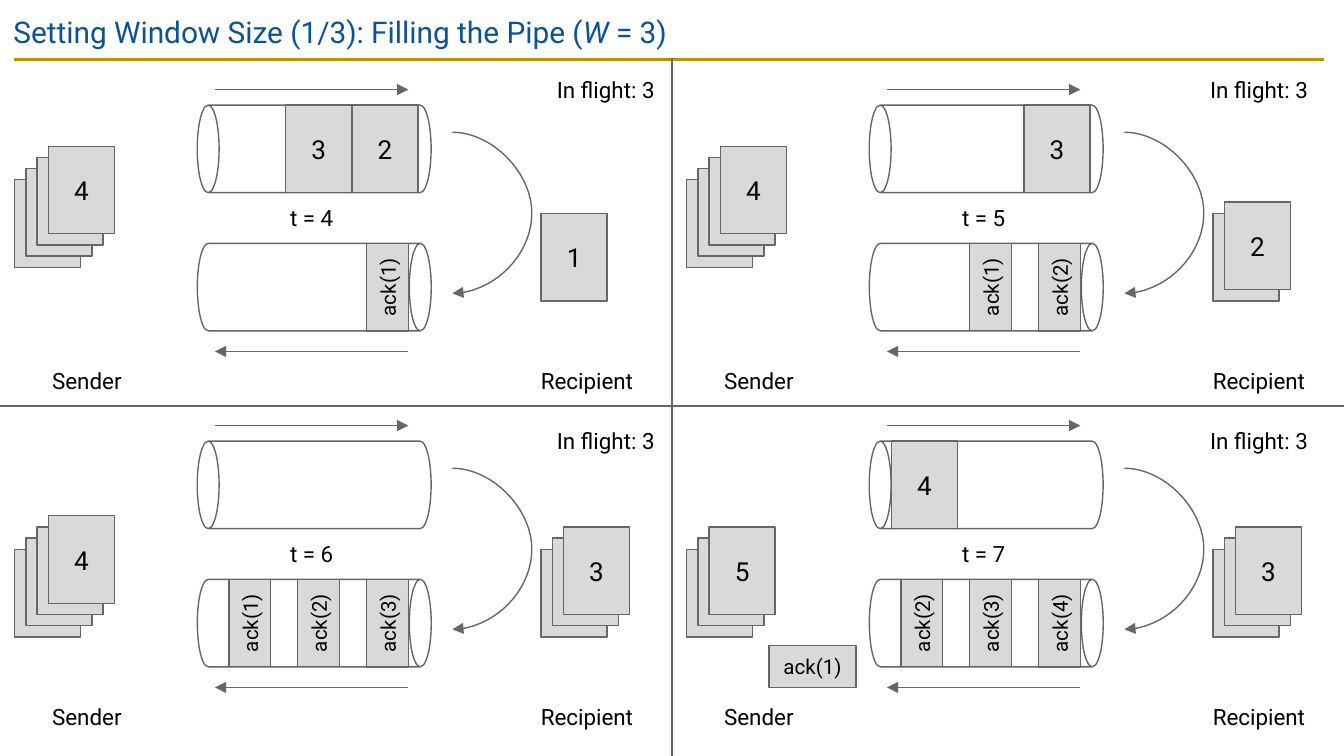
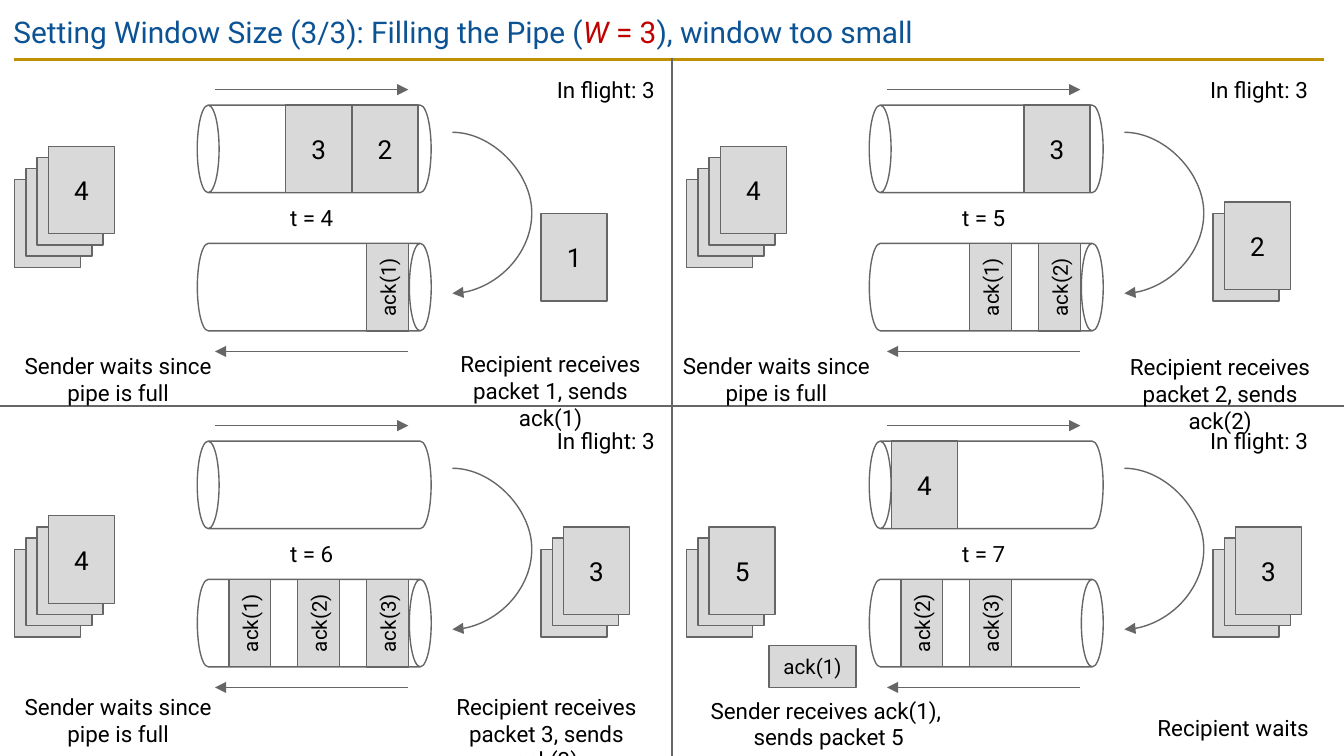
Before and after one commit to guhofstra/CSC175Sp26, a slide deck: slide 43 of PPTs/Lecture 10 - Reliability.pptx. Drawn at 1344x756 pixels with LibreOffice and Linux fonts; fonts in the diff are those of the drawing. Boxes give left, top, right and bottom in pixels: in the first picture for what was removed or moved away, otherwise in the second. Text is boxed around its words. In the diff, an @@ line names an element or a change of style, - is before the commit and + after.

```diff
--- a/PPTs/Lecture 10 - Reliability.pptx
+++ b/PPTs/Lecture 10 - Reliability.pptx
@@ title at [13, 19, 912, 50]: text changed @@
-Setting Window Size (1/3): Filling the Pipe (W = 3)
+Setting Window Size (3/3): Filling the Pipe (W = 3), window too small
@@ text at [25, 357, 212, 407]: text changed @@
-Sender
+Sender waits since pipe is full
@@ text added at [460, 356, 640, 431], 12 pt, text #000000 @@
+Recipient receives packet 1, sends ack(1)
@@ text added at [683, 357, 870, 407], 12 pt, text #000000 @@
+Sender waits since pipe is full
@@ text added at [1130, 359, 1310, 435], 12 pt, text #000000 @@
+Recipient receives packet 2, sends ack(2)
@@ text removed at [541, 373, 633, 394] @@
-Recipient
@@ text removed at [724, 372, 793, 390] @@
-Sender
@@ text removed at [1213, 373, 1305, 394] @@
-Recipient
@@ rectangle removed at [1039, 579, 1081, 667] @@
-ack(4)
@@ text added at [25, 698, 212, 747], 12 pt, text #000000 @@
+Sender waits since pipe is full
@@ text removed at [52, 708, 121, 726] @@
-Sender
@@ text added at [456, 699, 942, 747], 12 pt, text #000000 @@
+Recipient receives packet 3, sends ack(3)
@@ text removed at [541, 709, 633, 730] @@
-Recipient
@@ text added at [711, 701, 942, 750], 12 pt, text #000000 @@
+Sender receives ack(1), sends packet 5
@@ text removed at [724, 708, 793, 726] @@
-Sender
@@ text at [1157, 720, 1308, 741]: text changed @@
-Recipient
+Recipient waits
```
Also in this commit, not shown: 9 other slides changed, 1 slide added, 2 slides removed, 30 other files.
